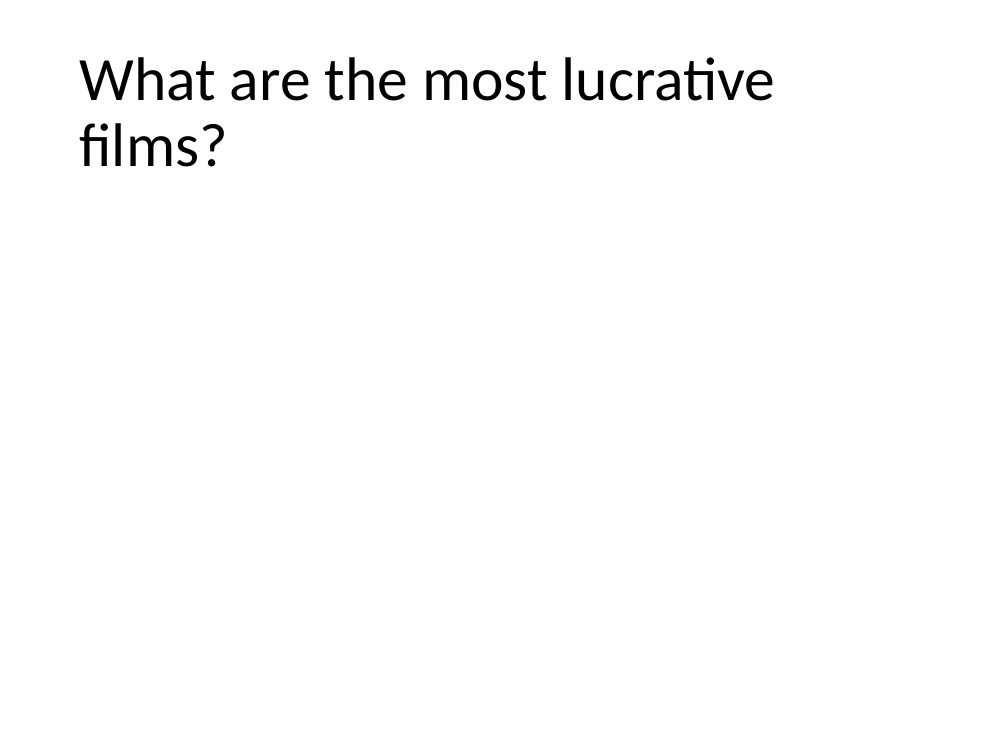
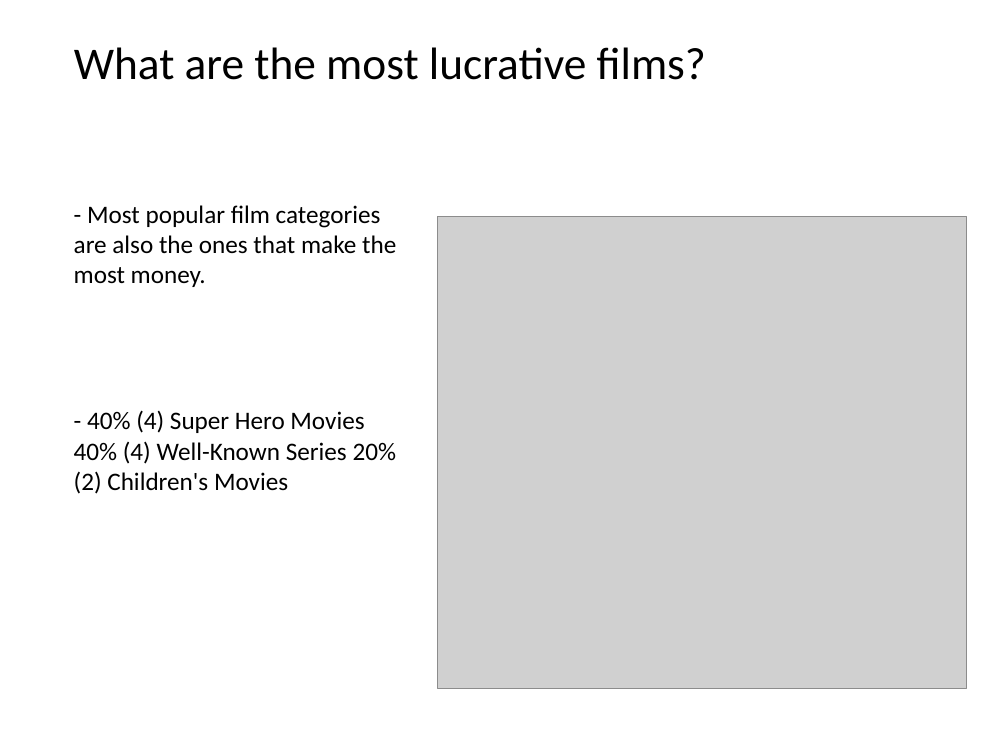
Before and after one commit to kagada01/dsc-mod-1-project-v2-1-online-ds-sp-000, a slide deck: slide 6 of Presentation.pptx. Drawn at 1008x756 pixels with LibreOffice and Linux fonts; fonts in the diff are those of the drawing; grey boxes stand for pictures. Boxes give left, top, right and bottom in pixels: in the first picture for what was removed or moved away, otherwise in the second. Text is boxed around its words. In the diff, an @@ line names an element or a change of style, - is before the commit and + after.

```diff
--- a/Presentation.pptx
+++ b/Presentation.pptx
@@ title "What are the most lucrative ..." at box(74, 47, 706, 80): size 44 to 32.4 pt @@
@@ text added at box(74, 205, 396, 287), 18 pt, text #000000 @@
+- Most popular film categories are also the ones that make the most money.
@@ picture added at box(437, 217, 967, 688) @@
@@ text added at box(74, 410, 396, 494), 18 pt, text #000000 @@
+- 40% (4) Super Hero Movies 40% (4) Well-Known Series 20% (2) Children's Movies
```
Also in this commit, not shown: 6 other slides changed, 1 other file.
